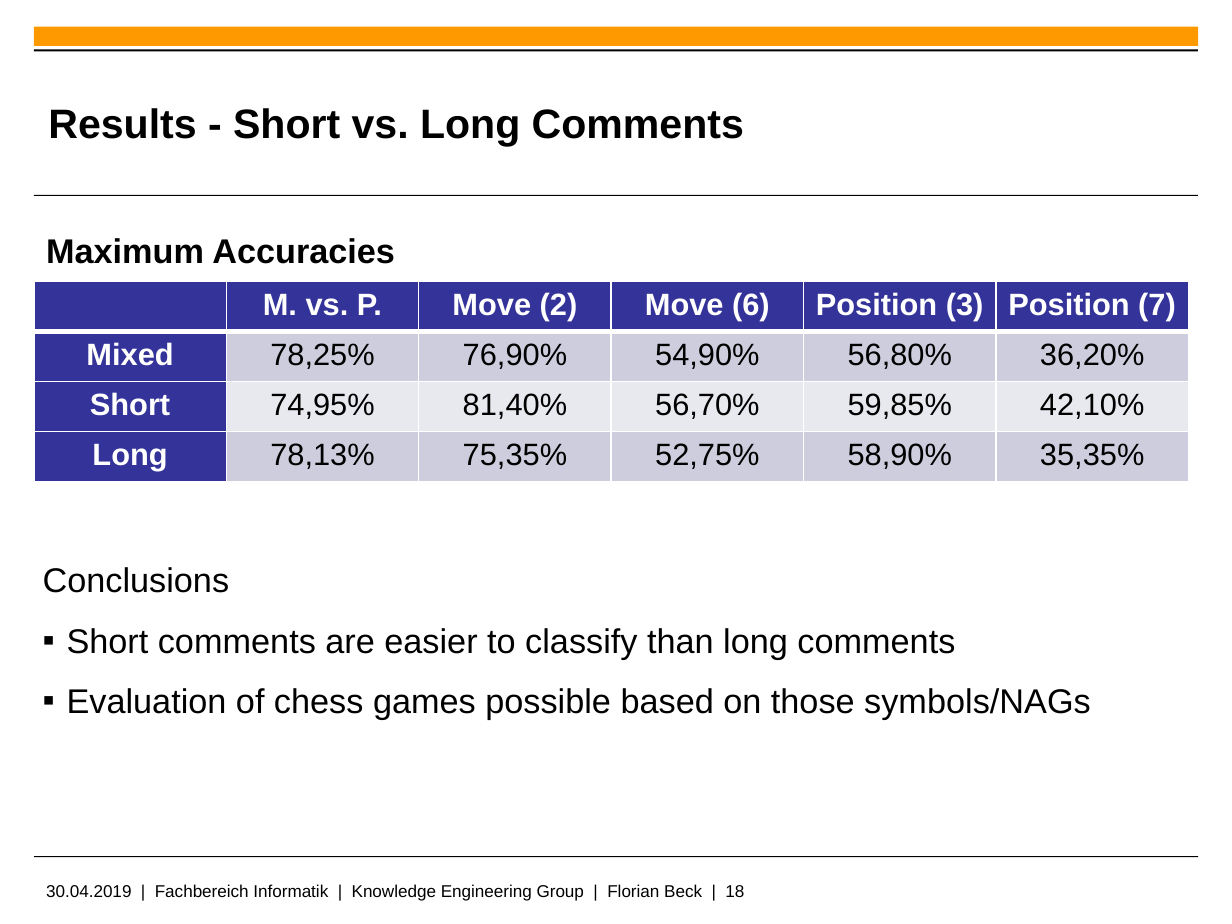
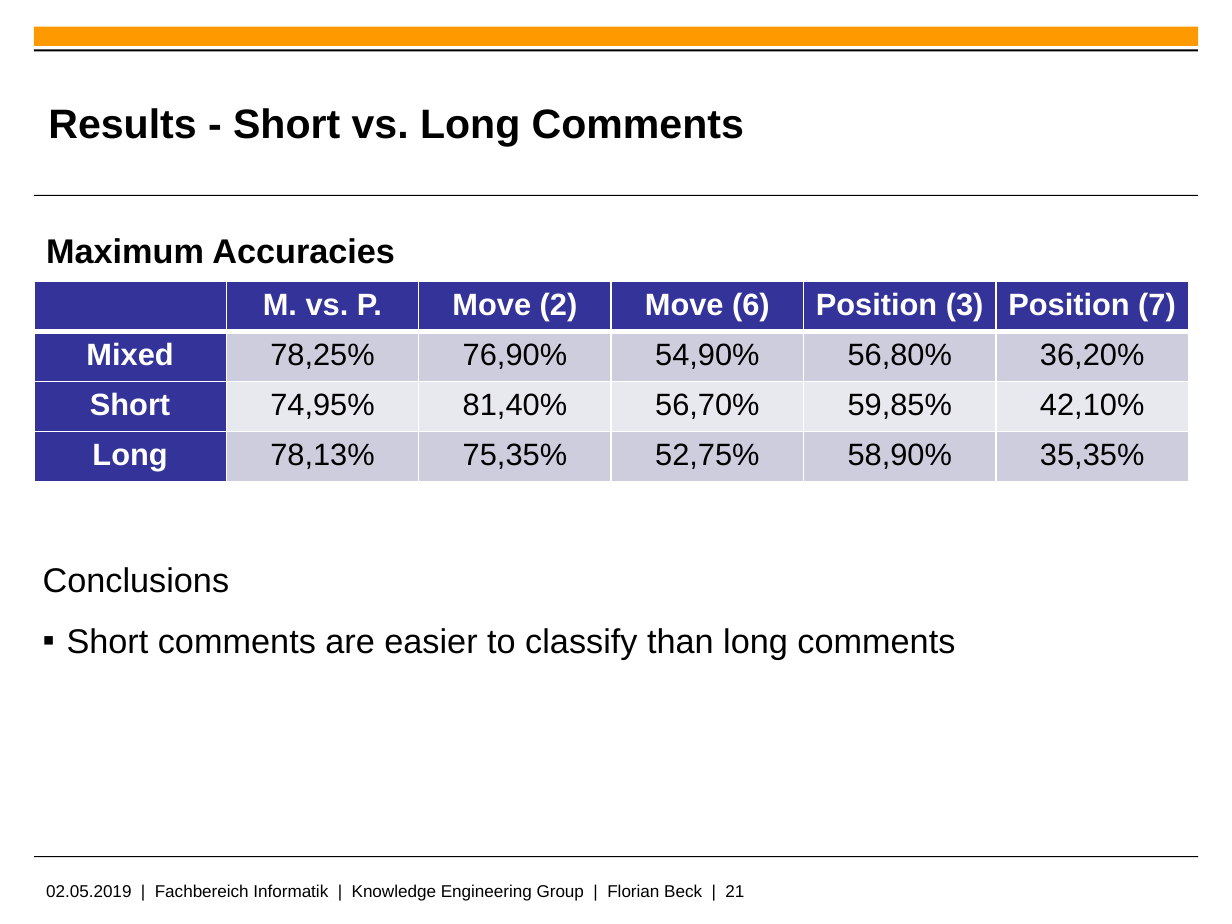
Before and after one commit to Flo427/chess-annotation, a slide deck: slide 21 of sentiment_classification_of_chess_annotations.pptx (slide 18 before the commit). Drawn at 1232x924 pixels with LibreOffice and Linux fonts; fonts in the diff are those of the drawing; background and template pictures are left out. Boxes give left, top, right and bottom in pixels: in the first picture for what was removed or moved away, otherwise in the second. Text is boxed around its words. In the diff, an @@ line names an element or a change of style, - is before the commit and + after.

```diff
--- a/sentiment_classification_of_chess_annotations.pptx
+++ b/sentiment_classification_of_chess_annotations.pptx
@@ text at <box>67,688,1091,720</box>: paragraph removed @@
-  ▪ Evaluation of chess games possible based on those symbols/NAGs
@@ text at <box>46,884,744,901</box>: text changed @@
-30.04.2019 | Fachbereich Informatik | Knowledge Engineering Group | Florian Beck | 18
+02.05.2019 | Fachbereich Informatik | Knowledge Engineering Group | Florian Beck | 21
```
Also in this commit, not shown: 6 other slides changed, 9 slides added, 3 slides removed.
